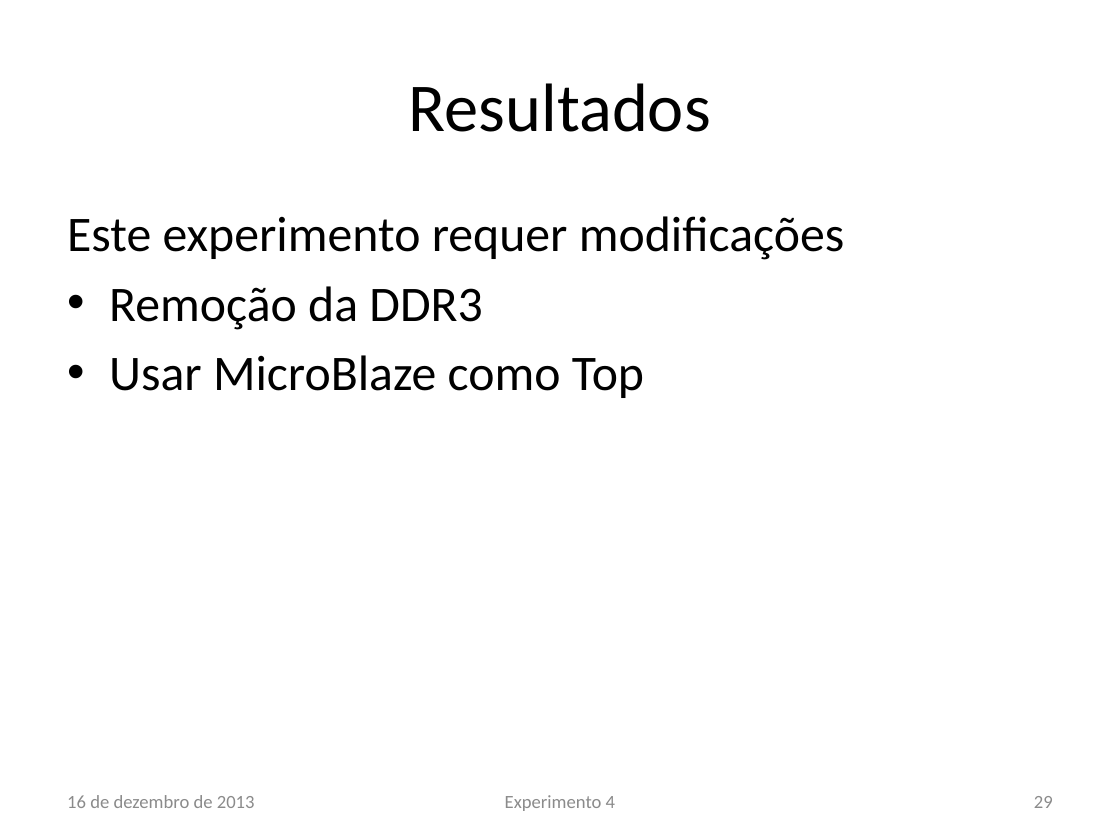
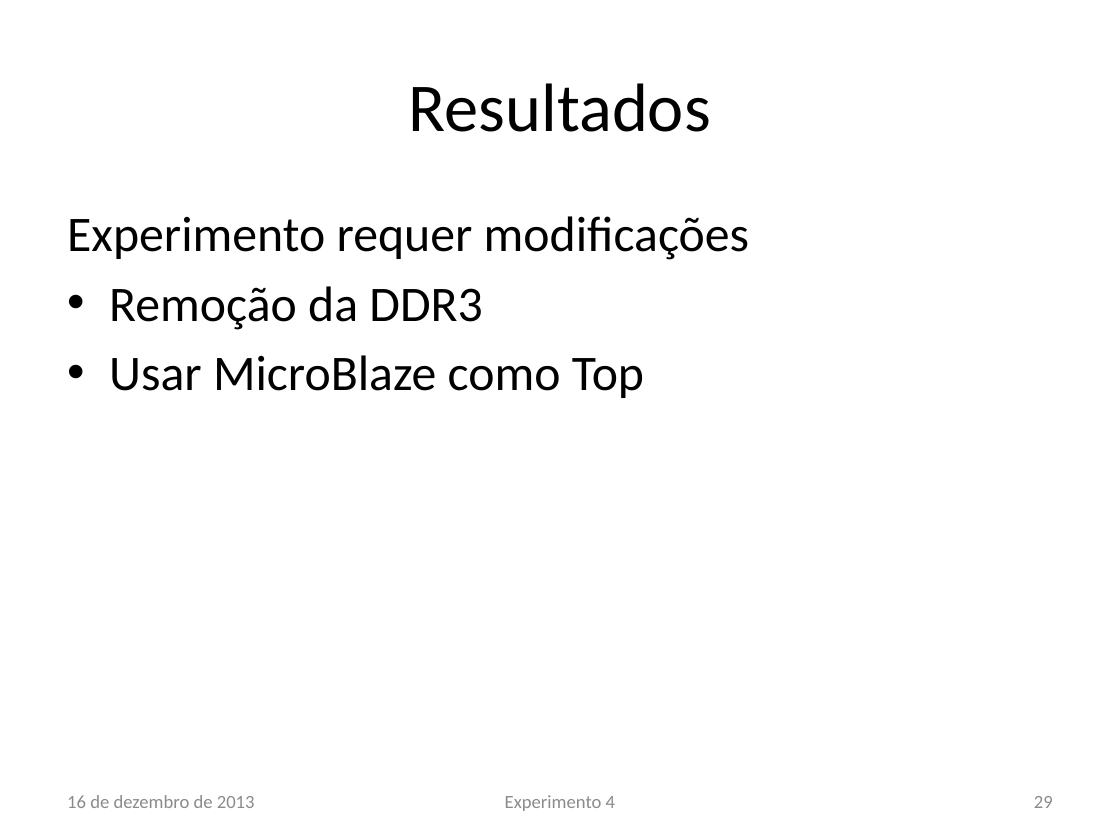
Before and after one commit to lsoliveira459/tg2, a slide deck: slide 29 of Apresentação/Estudo e Implementação de Reconfiguração Dinâmica.pptx. Drawn at 1120x840 pixels with LibreOffice and Linux fonts; fonts in the diff are those of the drawing; background and template pictures are left out. Boxes give left, top, right and bottom in pixels: in the first picture for what was removed or moved away, otherwise in the second. Text is boxed around its words. In the diff, an @@ line names an element or a change of style, - is before the commit and + after.

```diff
--- a/Apresentação/Estudo e Implementação de Reconfiguração Dinâmica.pptx
+++ b/Apresentação/Estudo e Implementação de Reconfiguração Dinâmica.pptx
@@ text at [67,216,749,260]: text changed @@
-Este experimento requer modificações
+Experimento requer modificações
```
Also in this commit, not shown: 10 other slides changed, 2 slides added, 4 other files.
